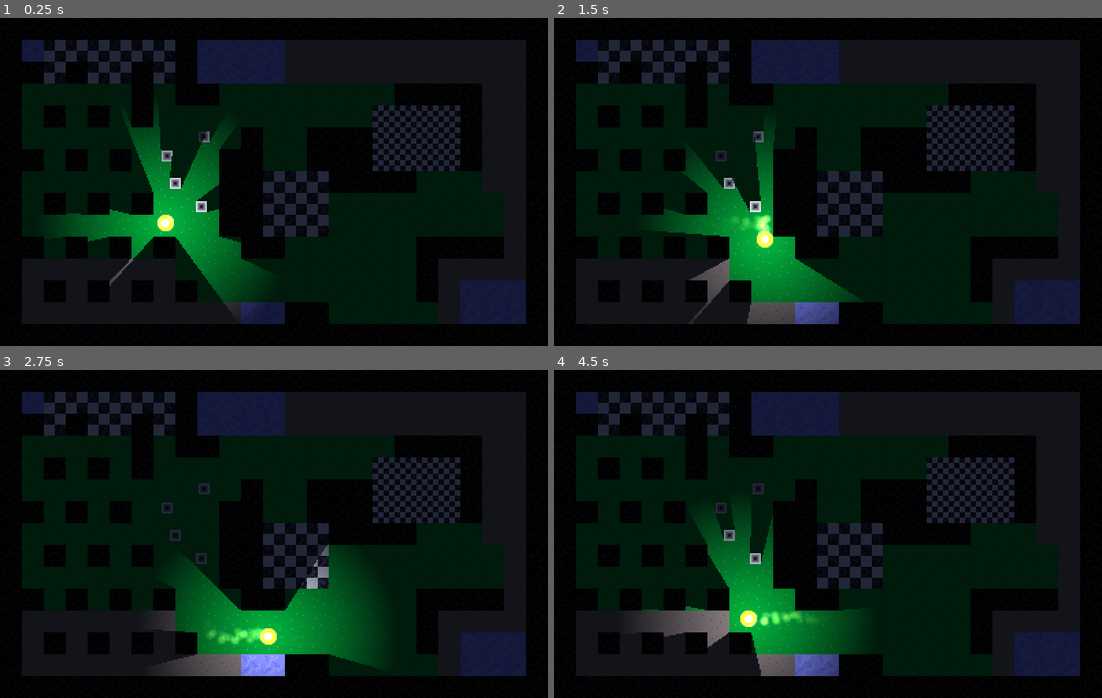
Above: before the commit, frames 1-4 (two rows, left to right).
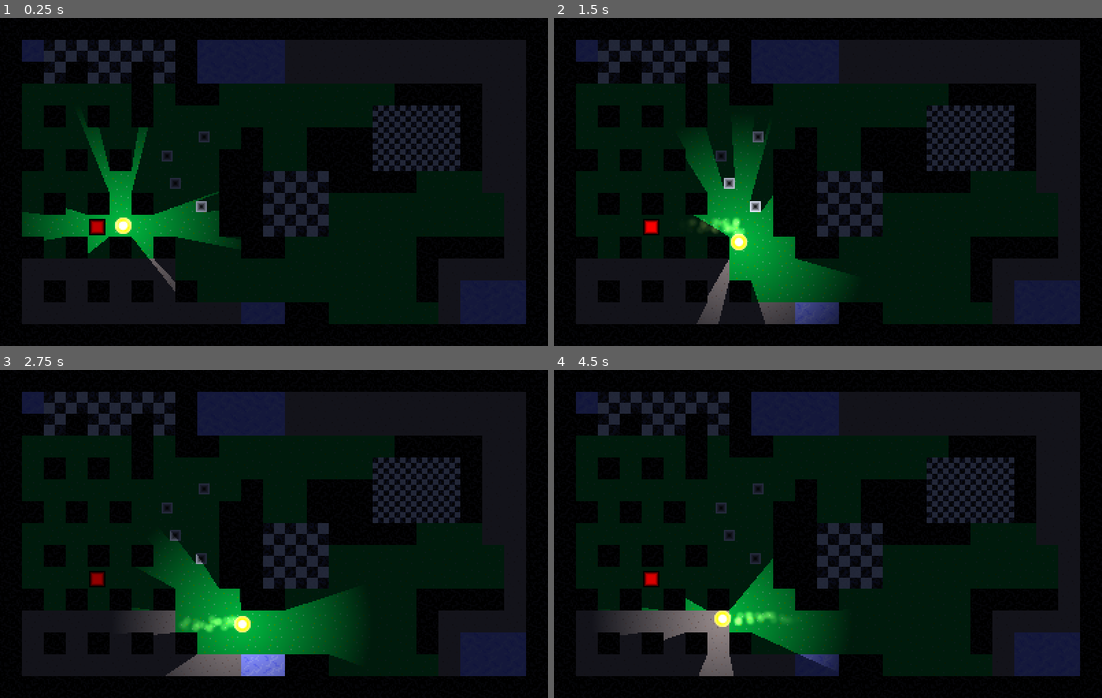
Above: after the commit, the same moments.

Repository: Ercan-Ozturk/Godot2D
Game: Godot game, scene res://map.tscn
Same seed, same stepped clock (60 frames per second), same inputs: the game is played once before the commit and once after it.
Inputs:
- Up to frame 1 (0.25 s): no input
- Up to frame 2 (1.5 s): hold Right (ui_right) 0.53-1.28 s; hold Down (ui_down) from 1.28 s (still down)
- Up to frame 3 (2.75 s): release Down (ui_down) at 2.03 s; hold Right (ui_right) from 2.03 s (still down)
- Up to frame 4 (4.5 s): release Right (ui_right) at 2.78 s; hold Up (ui_up) 2.78-3.53 s; hold Left (ui_left) from 3.53 s (still down)

The runs differ from the first frame. In frame 1, 8.2% of the frame differs, in the area x 4-49%, y 28-90%; in frame 2, 5.4%; in frame 3, 8.6%, in the area x 16-70%, y 49-94%; in frame 4, 8.2%.

Commit message:
Object detectors

Diff:
--- /dev/null
+++ b/detector.gd
@@ -0,0 +1,39 @@
+extends Area2D
+
+## Color for when no objects are on the detector.
+@export_color_no_alpha var invalid_color := Color.RED
+## Color for when objects are on the detector.
+@export_color_no_alpha var valid_color := Color.GREEN
+
+@export var sprite: Sprite2D
+## How fast the detector's color pulses.
+@export_range(0.1, 1.0) var pulse_frequency := 0.25
+
+var object_count := 0
+var pulse_progress := 0.0
+
+
+func _process(delta: float) -> void:
+	if object_count == 0:
+		pulse_progress += delta * pulse_frequency
+		if pulse_progress >= 1.0:
+			pulse_progress -= 1.0
+		var brightness := cos(pulse_progress * TAU) * 0.25 + 0.75
+		sprite.modulate = Color(
+				invalid_color.r * brightness,
+				invalid_color.g * brightness,
+				invalid_color.b * brightness
+		)
+
+func _on_body_entered(_body: Node2D) -> void:
+	if object_count == 0:
+		sprite.modulate = valid_color
+	object_count += 1
+
+
+func _on_body_exited(_body: Node2D) -> void:
+	object_count -= 1
+	if object_count == 0:
+		pulse_progress = 0.0
+func _init() -> void:
+	pulse_progress = randf()
--- /dev/null
+++ b/detector.tscn
@@ -0,0 +1,39 @@
+[gd_scene load_steps=6 format=3 uid="uid://c4etdgvg3e8wj"]
+
+[ext_resource type="Script" path="res://detector.gd" id="1_5bco2"]
+
+[sub_resource type="RectangleShape2D" id="RectangleShape2D_uqd2u"]
+size = Vector2(12, 12)
+
+[sub_resource type="CanvasItemMaterial" id="CanvasItemMaterial_spr6l"]
+light_mode = 1
+
+[sub_resource type="Gradient" id="Gradient_b66h7"]
+offsets = PackedFloat32Array(0.571, 1)
+colors = PackedColorArray(1, 1, 1, 1, 0, 0, 0, 1)
+
+[sub_resource type="GradientTexture2D" id="GradientTexture2D_s1juk"]
+gradient = SubResource("Gradient_b66h7")
+width = 12
+height = 12
+fill = 2
+fill_from = Vector2(0.5, 0.5)
+fill_to = Vector2(1, 0.5)
+
+[node name="Detector" type="Area2D" node_paths=PackedStringArray("sprite")]
+collision_mask = 2
+monitorable = false
+script = ExtResource("1_5bco2")
+sprite = NodePath("Sprite2D")
+
+[node name="CollisionShape2D" type="CollisionShape2D" parent="."]
+shape = SubResource("RectangleShape2D_uqd2u")
+
+[node name="Sprite2D" type="Sprite2D" parent="."]
+modulate = Color(1, 0, 0, 1)
+texture_filter = 1
+material = SubResource("CanvasItemMaterial_spr6l")
+texture = SubResource("GradientTexture2D_s1juk")
+
+[connection signal="body_entered" from="." to="." method="_on_body_entered"]
+[connection signal="body_exited" from="." to="." method="_on_body_exited"]
--- a/map.tscn
+++ b/map.tscn
@@ -1,8 +1,9 @@
-[gd_scene load_steps=4 format=4 uid="uid://cwke6c2knn31g"]
+[gd_scene load_steps=5 format=4 uid="uid://cwke6c2knn31g"]
 
 [ext_resource type="TileSet" uid="uid://b6xpncf4jy3cb" path="res://tile_set.tres" id="1_wq38m"]
 [ext_resource type="PackedScene" uid="uid://d32adi1wh1dg4" path="res://player_character.tscn" id="2_oudls"]
 [ext_resource type="PackedScene" uid="uid://dhi3nkess16e4" path="res://movable_object.tscn" id="3_ht4vm"]
+[ext_resource type="PackedScene" uid="uid://c4etdgvg3e8wj" path="res://detector.tscn" id="4_idxum"]
 
 [node name="Map" type="Node"]
 
@@ -13,7 +14,8 @@
 tile_set = ExtResource("1_wq38m")
 
 [node name="PlayerCharacter" parent="." instance=ExtResource("2_oudls")]
-position = Vector2(121, 150)
+z_index = 1
+position = Vector2(90, 152)
 
 [node name="RigidBody2D" parent="." instance=ExtResource("3_ht4vm")]
 position = Vector2(122, 101)
@@ -30,3 +32,6 @@
 
 [node name="RigidBody2D4" parent="." instance=ExtResource("3_ht4vm")]
 position = Vector2(147, 138)
+
+[node name="Detector" parent="." instance=ExtResource("4_idxum")]
+position = Vector2(71, 153)
--- a/movable_object.tscn
+++ b/movable_object.tscn
@@ -3,7 +3,7 @@
 [ext_resource type="Script" path="res://movable_object.gd" id="1_p4nto"]
 
 [sub_resource type="RectangleShape2D" id="RectangleShape2D_si2n3"]
-size = Vector2(8, 8)
+size = Vector2(7.9, 7.9)
 
 [sub_resource type="Gradient" id="Gradient_50whc"]
 
@@ -20,6 +20,7 @@
 polygon = PackedVector2Array(-4, -4, 4, -4, 4, 4, -4, 4)
 
 [node name="RigidBody2D" type="CharacterBody2D"]
+collision_layer = 3
 motion_mode = 1
 script = ExtResource("1_p4nto")
 
@@ -28,6 +29,7 @@
 
 [node name="Sprite2D" type="Sprite2D" parent="."]
 light_mask = 2
+z_index = 1
 texture_filter = 1
 texture = SubResource("GradientTexture2D_d73ml")
 
